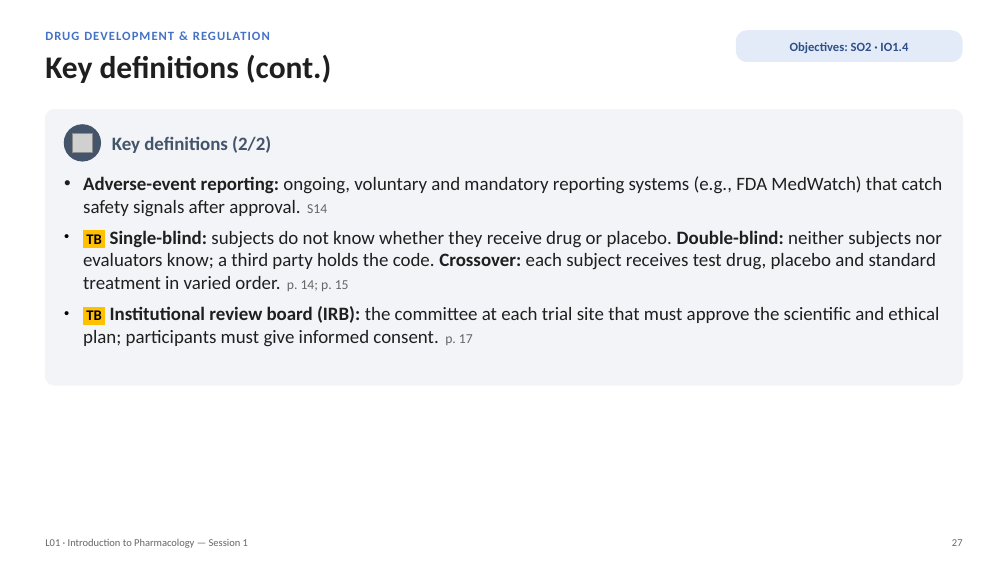
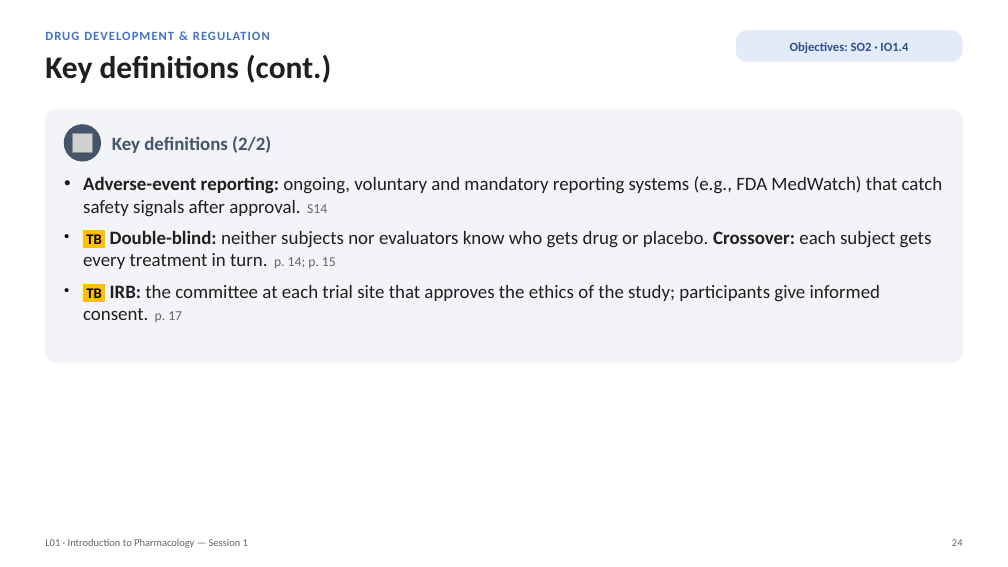
Before and after one commit to bishwokrit/DPAS-Pharm, a slide deck: slide 24 of docs/L01/L01_Unit_1_Introduction_to_Pharmacology_Session_1_study_deck.pptx (slide 27 before the commit). Drawn at 1008x567 pixels with LibreOffice and Linux fonts; fonts in the diff are those of the drawing; grey boxes stand for pictures. Boxes give left, top, right and bottom in pixels: in the first picture for what was removed or moved away, otherwise in the second. Text is boxed around its words. In the diff, an @@ line names an element or a change of style, - is before the commit and + after.

```diff
--- a/docs/L01/L01_Unit_1_Introduction_to_Pharmacology_Session_1_study_deck.pptx
+++ b/docs/L01/L01_Unit_1_Introduction_to_Pharmacology_Session_1_study_deck.pptx
@@ rounded rectangle: place and size @@
-rounded rectangle at box(45, 110, 963, 386)
+rounded rectangle at box(45, 110, 963, 362)
@@ rounded rectangle at box(45, 110, 963, 362): proportions changed @@
@@ text at box(83, 230, 932, 322): text changed @@
-• TB Single-blind: subjects do not know whether they receive drug or placebo. Double-blind: neither subjects nor evaluators know; a third party holds the code. Crossover: each subject receives test drug, placebo and standard treatment in varied order. p. 14; p. 15
-• TB Institutional review board (IRB): the committee at each trial site that must approve the scientific and ethical plan; participants must give informed consent. p. 17
+• TB Double-blind: neither subjects nor evaluators know who gets drug or placebo. Crossover: each subject gets every treatment in turn. p. 14; p. 15
+• TB IRB: the committee at each trial site that approves the ethics of the study; participants give informed consent. p. 17
@@ text at box(952, 539, 963, 546): text changed @@
-27
+24
```
Also in this commit, not shown: 102 other slides changed, 1 slide added, 26 slides removed, 46 other files.
